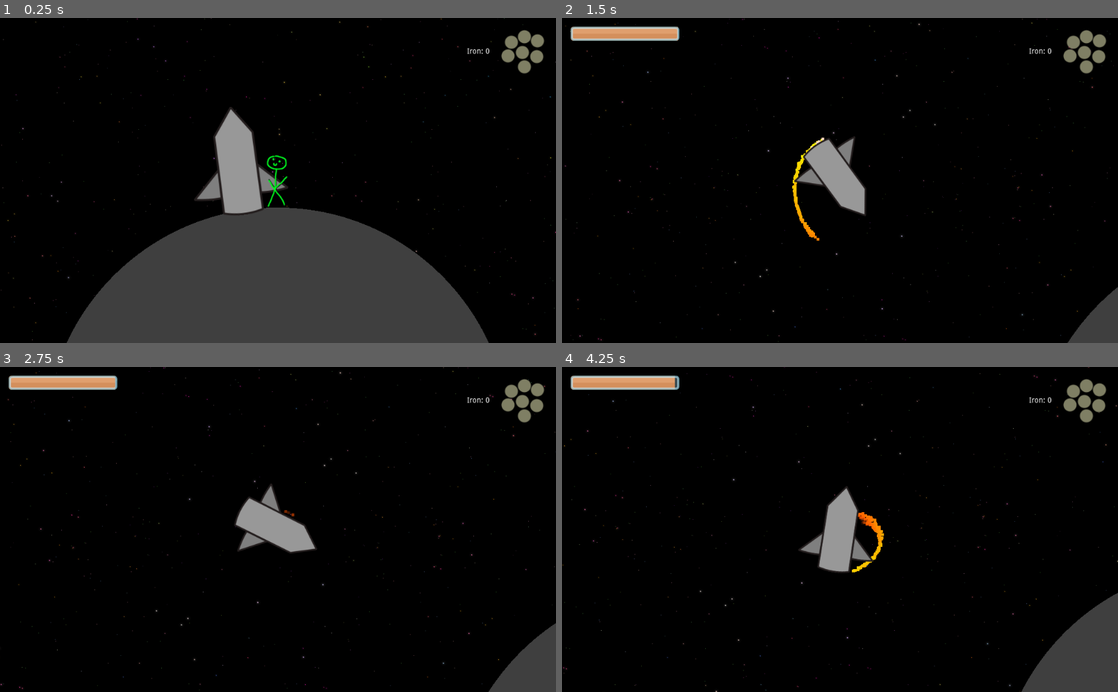
Above: before the commit, frames 1-4 (two rows, left to right).
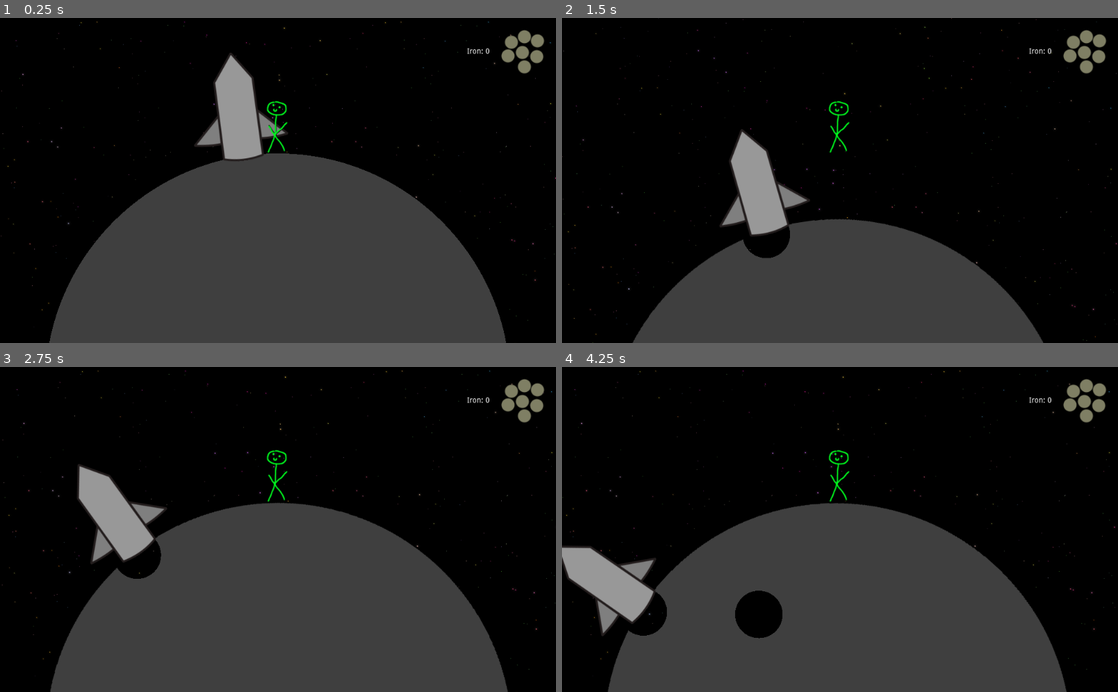
Above: after the commit, the same moments.

Repository: mariothedog/Holes-Theme
Game: Godot game, scene res://Asteroids/Asteroid Scene.tscn
Two runs of this game, one before a commit and one after it. Both use one fixed random seed, a clock stepped at 60 frames per second and the inputs below. This scene is started directly instead of the project's main scene.
Inputs (mouse positions are in pixels of both pictures, inside the frame that each line leads up to):
- Up to frame 1 (0.25 s): no input
- Up to frame 2 (1.5 s): tap Enter at 0.5 s; move the mouse to (801, 161) at 0.52 s; hold D (turn_right) from 0.53 s (still down); tap L (land) at 0.6, 1.35 s; click (801, 161) at 0.67 s; tap W (thrust) at 0.77 s; move the mouse to (728, 196) at 1.27 s
- Up to frame 3 (2.75 s): tap W (thrust) at 1.52 s; move the mouse to (333, 458) at 2.02 s; release D (turn_right) at 2.03 s; hold A (turn_left) from 2.03 s (still down); tap L (land) at 2.1 s
- Up to frame 4 (4.25 s): move the mouse to (812, 594) at 2.77 s; release A (turn_left) at 2.78 s; hold D (turn_right) from 2.78 s (still down); tap L (land) at 2.85, 3.6 s; click (812, 594) at 2.92 s; tap W (thrust) at 3.02, 3.77 s; move the mouse to (1006, 578) at 3.52 s

The runs differ from the first frame. In frame 1, 16% of the frame differs, in the area x 0-100%, y 0-100%; in frame 2, 26%; in frame 3, 41%; in frame 4, 40%.
Error in both runs: Invalid get index 'Null' (on base: 'Dictionary'). (res://Asteroids/Asteroid)

Commit message:
Ofsetted player camera so more of the asteroid is visible

Diff:
--- a/Player/Player.tscn
+++ b/Player/Player.tscn
@@ -17,6 +17,7 @@
 shape = SubResource( 1 )
 
 [node name="Camera2D" type="Camera2D" parent="."]
+position = Vector2( 0, 100 )
 rotating = true
 current = true
 
